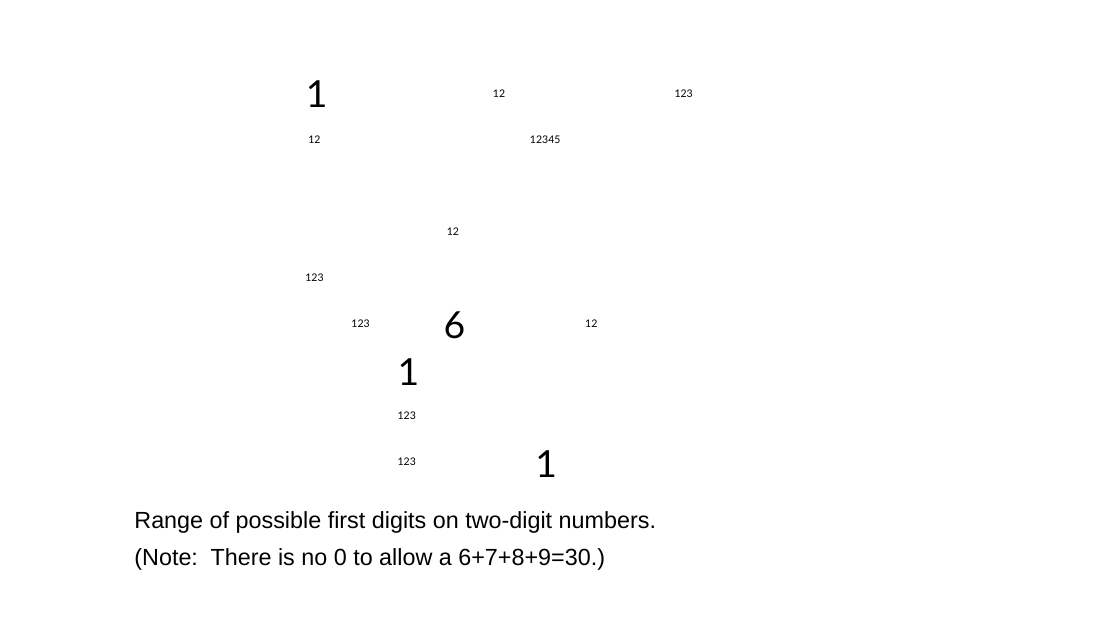
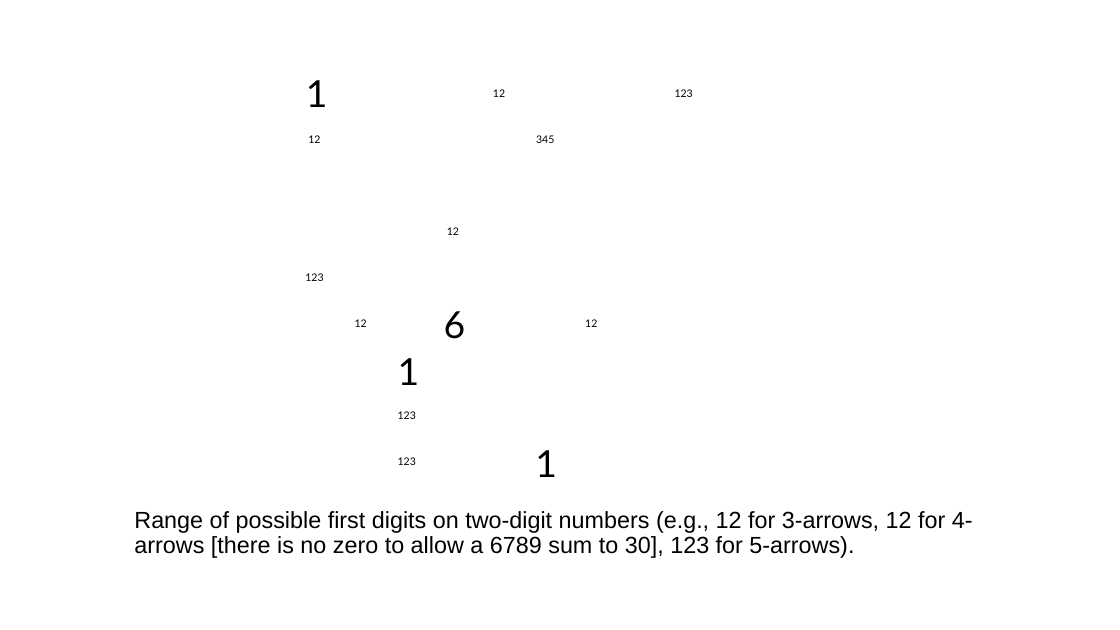
Before and after one commit to jhardis/WSJ_Number_Puzzles, a slide deck: slide 3 of 20260516_2.pptx. Drawn at 1120x630 pixels with LibreOffice and Linux fonts; fonts in the diff are those of the drawing; background and template pictures are left out. Boxes give left, top, right and bottom in pixels: in the first picture for what was removed or moved away, otherwise in the second. Text is boxed around its words. In the diff, an @@ line names an element or a change of style, - is before the commit and + after.

```diff
--- a/20260516_2.pptx
+++ b/20260516_2.pptx
@@ text at bbox=[536, 135, 554, 143]: text changed @@
-12345
+345
@@ text at bbox=[355, 319, 367, 327]: text changed @@
-123
+12
@@ text at bbox=[134, 511, 973, 558]: text changed @@
-Range of possible first digits on two-digit numbers.
-(Note: There is no 0 to allow a 6+7+8+9=30.)
+Range of possible first digits on two-digit numbers (e.g., 12 for 3-arrows, 12 for 4-arrows [there is no zero to allow a 6789 sum to 30], 123 for 5-arrows).
```
Also in this commit, not shown: 37 other slides changed, 5 slides removed.
